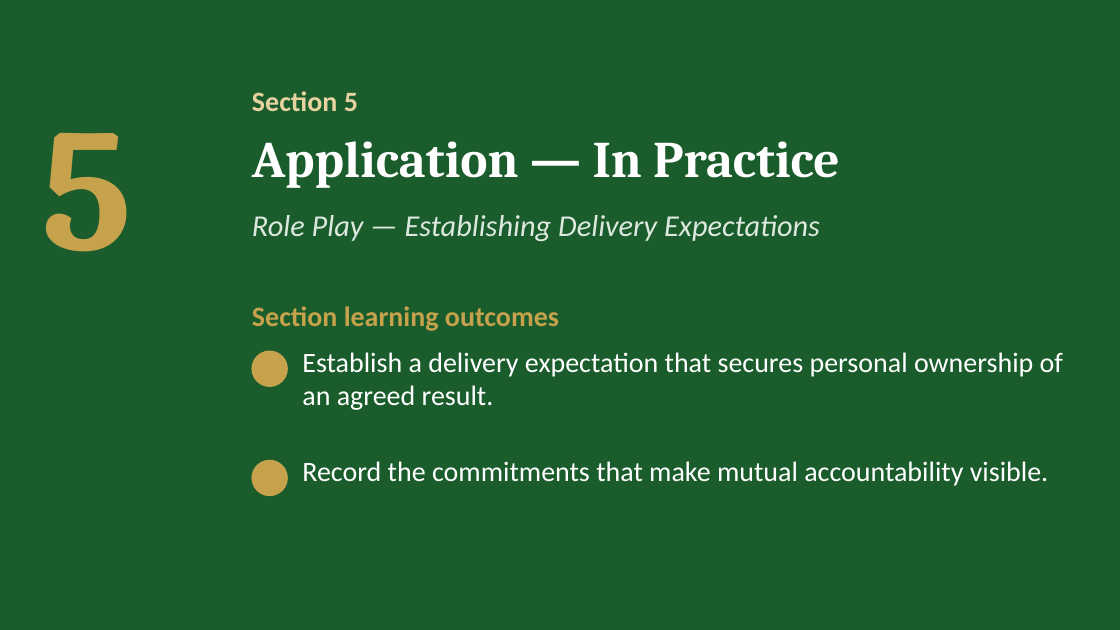
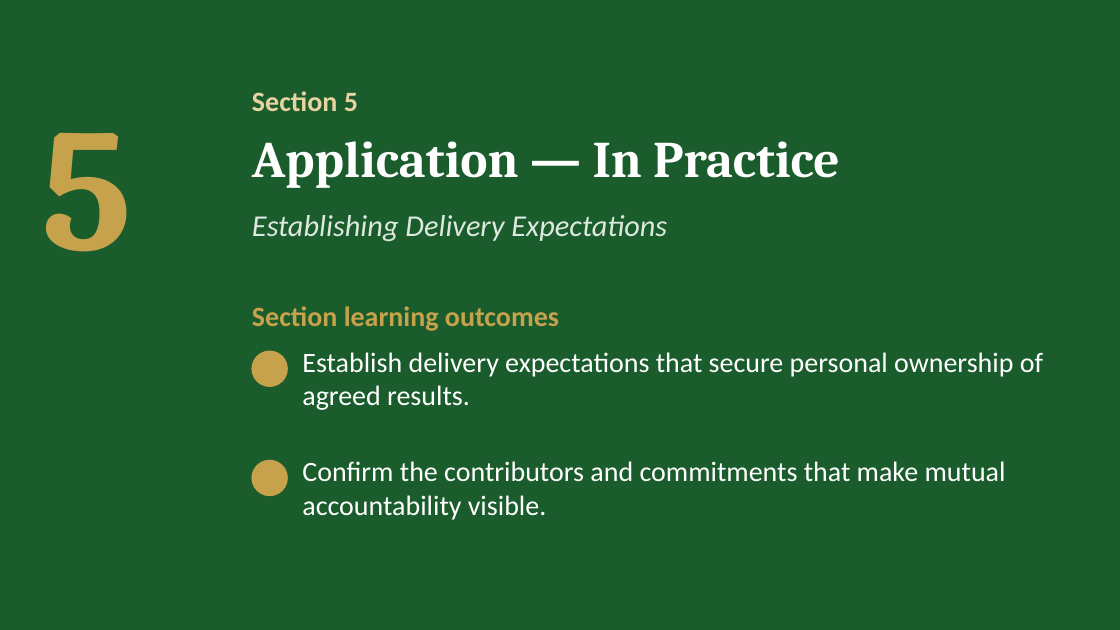
Before and after one commit to IBSL26/ibsl-platform, a slide deck: slide 22 of Unit decks/Unit 07 - Establishing Performance Expectations.pptx (slide 19 before the commit). Drawn at 1120x630 pixels with LibreOffice and Linux fonts; fonts in the diff are those of the drawing; background and template pictures are left out. Boxes give left, top, right and bottom in pixels: in the first picture for what was removed or moved away, otherwise in the second. Text is boxed around its words. In the diff, an @@ line names an element or a change of style, - is before the commit and + after.

Commit message:
Unit 7: Establishing Performance Expectations, alignment dialogue in 1.4, Section 5 in two exercises, Capstone five boxes, deck

```diff
--- a/Unit decks/Unit 07 - Establishing Performance Expectations.pptx
+++ b/Unit decks/Unit 07 - Establishing Performance Expectations.pptx
@@ text at (252,215,667,241): text changed @@
-Role Play — Establishing Delivery Expectations
+Establishing Delivery Expectations
@@ text at (302,352,1043,410): text changed @@
-Establish a delivery expectation that secures personal ownership of an agreed result.
+Establish delivery expectations that secure personal ownership of agreed results.
@@ text at (302,461,1006,520): text changed @@
-Record the commitments that make mutual accountability visible.
+Confirm the contributors and commitments that make mutual accountability visible.
```
Also in this commit, not shown: 6 other slides changed, 6 slides added, 4 slides removed, 27 other files.
